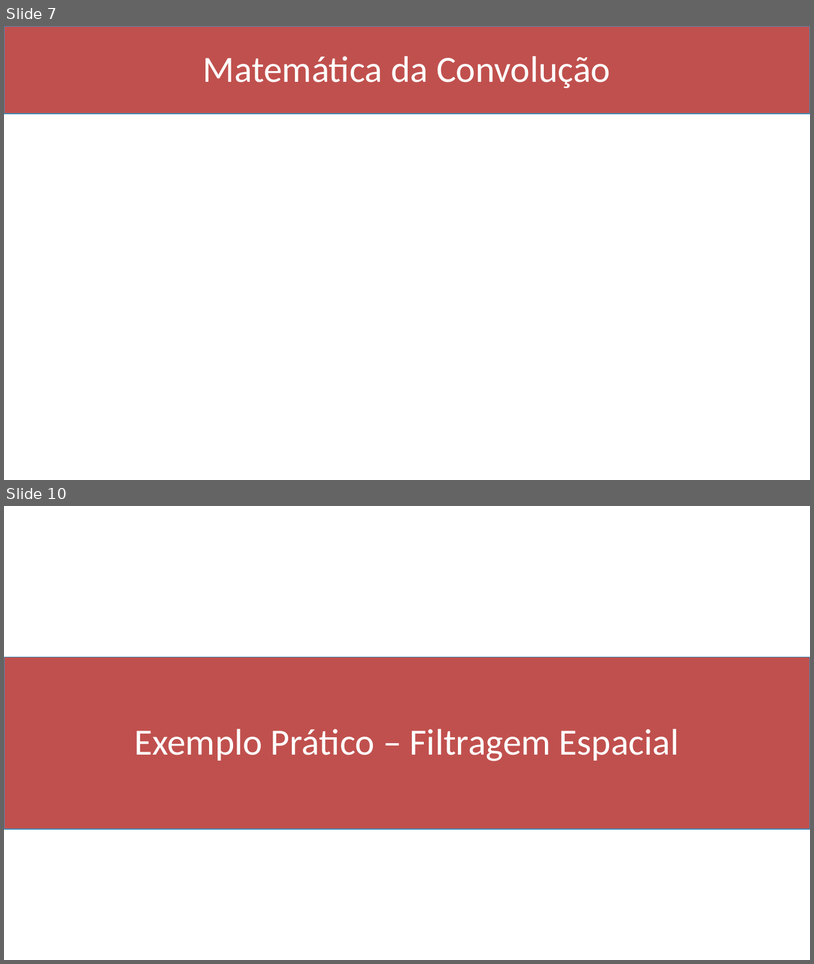
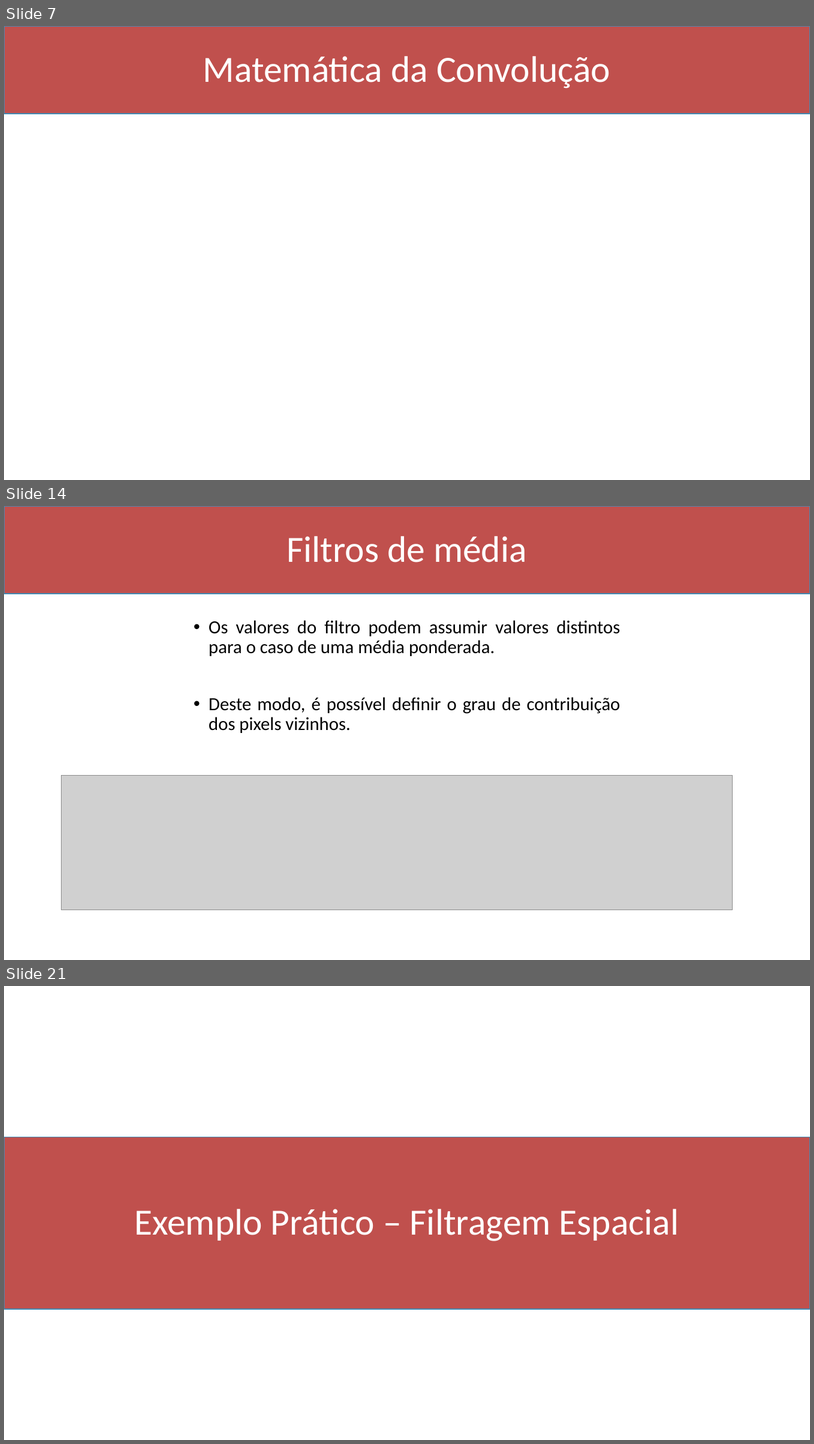
Before and after one commit to Marcio-Salmazo/Aulas, a slide deck: UNIUBE-PDI/Slides/05 - Convolucao.pptx. Shown one above the other, each under a label of ours: slides 7 and 10 before the commit, slides 7, 14 and 21 after it; the slides between them are not shown. The pictures are 814x964 and 814x1444 pixels, drawn with LibreOffice and Linux fonts; fonts in the diff are those of the drawing; grey boxes stand for pictures. Boxes give left, top, right and bottom in pixels: in the first picture for what was removed or moved away, otherwise in the second. Text is boxed around its words. In the diff, an @@ line names an element or a change of style, - is before the commit and + after.

```diff
--- a/UNIUBE-PDI/Slides/05 - Convolucao.pptx
+++ b/UNIUBE-PDI/Slides/05 - Convolucao.pptx
@@ slide 14 added at (4,506,810,960), background #FFFFFF @@
@@ rectangle added at (4,506,810,594), fill #C0504D, outline #418AB3 1 pt @@
@@ title added at (287,536,527,562), 44 pt, text #FFFFFF @@
+Filtros de média
@@ text added at (209,620,621,733), 22 pt, text #000000 @@
+• Os valores do filtro podem assumir valores distintos para o caso de uma média ponderada.
+• Deste modo, é possível definir o grau de contribuição dos pixels vizinhos.
@@ picture added at (62,775,734,910) @@
@@ what was slide 10 is now slide 21 @@
```
Also in this commit, not shown: 2 slides changed, 10 other slides added, 2 other files.
